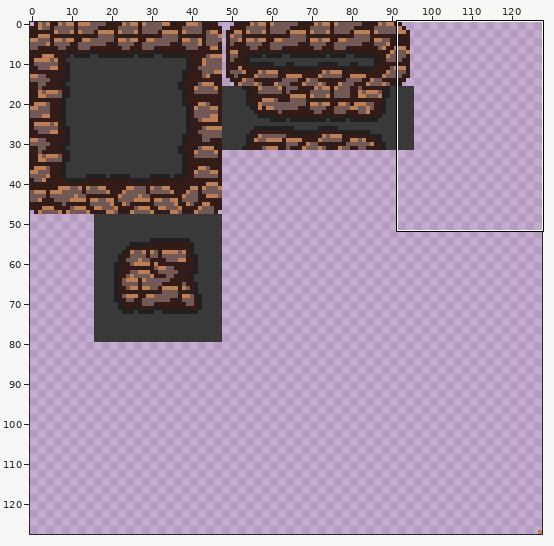
File history of a pixel-art file, MinotaurGame/Assets/Sprites/Tiles/Tiles2.aseprite. Above: a wide view before the commit, with the close-up outlined.
Close-up. Before:
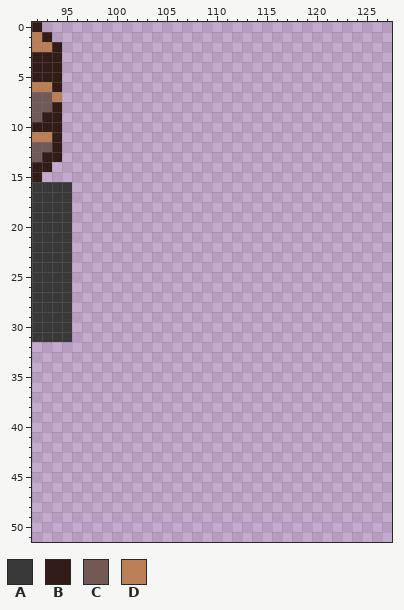
128x128 pixels, 1 frame. Shown: x 92..127, y 0..51.
Palette (. is transparent): A #393939  B #331c17  C #725956  D #bb7f57
Pixels before, first column x 92:
 0 B...
 1 DB..
 2 DDB.
 3 BBB.
 4 BBB.
 5 BBB.
 6 DDB.
 7 CCD.
 8 CCB.
 9 CBB.
10 BBB.
11 DDB.
12 CCB.
13 CBB.
14 BB..
15 B...
16 AAAA
17 AAAA
18 AAAA
19 AAAA
20 AAAA
21 AAAA
22 AAAA
23 AAAA
24 AAAA
25 AAAA
26 AAAA
27 AAAA
28 AAAA
29 AAAA
30 AAAA
31 AAAA
The same view after the edit:
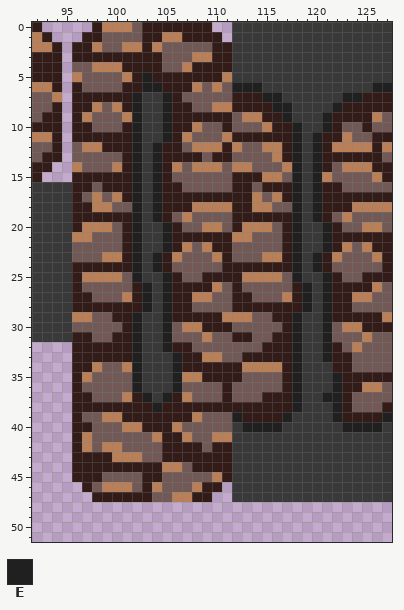
Colours new in this view: E #202020
Change:
y 0: x 98..109 ............ -> BDDDCBBBBBBB; x 112..127 ................ -> AAAAAAAAAAAAAAAA
y 1: x 97..110 .............. -> BBCCCCBBDDBBBB; x 112..127 ................ -> AAAAAAAAAAAAAAAA
y 2: x 96..127 ................................ -> BBDCCDDBDCCCCCBBAAAAAAAAAAAAAAAA
y 3: x 96..127 ................................ -> BBBBBBBBBCCCDDBBAAAAAAAAAAAAAAAA
y 4: x 96..127 ................................ -> CCDDDBBBBCCDBBBBAAAAAAAAAAAAAAAA
y 5: x 96..127 ................................ -> DCCCCDBEBBBBBBBDAAAAAAAAAAAAAAAA
y 6: x 96..127 ................................ -> BCCCCBBEEBBBDCDCEEEAAAAAAAAAAAEE
y 7: x 96..127 ................................ -> BBBBBBEAAEBCCCCCBBBEEAAAAAAEEBBB
y 8: x 96..127 ................................ -> BBDCDBEAAEBBCCDDBBBBEEAAAAEBBBBB
y 9: x 96..127 ................................ -> BDCCCDEAAEBBBBBBCDDBBEAAAEBBBBDC
y 10: x 96..127 ................................ -> BBCCCBEAAEBBDCCBCCCDBBEAAEBCCBCC
y 11: x 96..127 ................................ -> BBBBBBEAAEBDCCCDBBBBBBEAEBBDCCBB
y 12: x 96..127 ................................ -> CDDBBBEAEBBCDDDBDCCDDBEAEBDDDDBD
y 13: x 96..127 ................................ -> CCCCCBEAEBBBBCBBCCCCDBEAEBBBBBBC
y 14: x 96..127 ................................ -> DCCCDBEAEBDCDDDCDDCCCDEAEBCDDDBB
y 15: x 96..127 ................................ -> BBBBBBEAEBCCCCCCBBBDDCEAEDCCCCDB
y 16: x 96..127 ................................ -> BBCBBBEAEBBCCCCCBBCBBBEAEBBCCCCC
y 17: x 96..127 ................................ -> BCDCDBEAEBBBBBBBBBDCDBEAEBBBBBBB
y 18: x 96..127 ................................ -> BBDDCCEAEBBBDDDDBBDDCCEAEBBBDDDD
y 19: x 96..127 ................................ -> BBBBBBEAEBCDCCCCBBBBBBEAEBCDCCCC
y 20: x 96..127 ................................ -> BDDDCBEAAEBCCDDCBDDDCBEAAEBCCDDC
y 21: x 96..127 ................................ -> DDCCCBEAAEBBBBBBDDCCCBEAAEBBBBBB
y 22: x 96..127 ................................ -> CCCCCBEAAEBDCDBBCCCCCBEAAEBDCDBB
y 23: x 96..127 ................................ -> CCCDDBEAEBDCCCDBCCCDDBEAEBDCCCDB
y 24: x 96..127 ................................ -> BBBBBBEAEBCCCCCBBBBBBBEAEBCCCCCB
y 25: x 96..127 ................................ -> BDDDDCEAAEBCCBBBBDDDDCEAAEBCCBBB
y 26: x 96..127 ................................ -> BCCCCCBEAEBBBBDCBCCCCCBEAEBBBBDC
y 27: x 96..127 ................................ -> BBCCCDBEAEBBDDCCBBCCCDBEAEBBDDCC
y 28: x 96..127 ................................ -> BBBBBBBEAEBBCCCCBBBBBBBEAEBBCCCC
y 29: x 96..127 ................................ -> DDCCBBEAAEBBBBBDDDCCBBEAAEBBBBBD
y 30: x 96..127 ................................ -> CCCCCBEAAECDDBBBCCCCCBEAAECDDBBB
y 31: x 96..127 ................................ -> BBCCBBEAAECCCDCCBBCCBBEAAECCCDCC
y 32: x 96..127 ................................ -> BBBBBBEAAEBBCCCCCCCBBBEAAEBCDCCC
y 33: x 96..127 ................................ -> BBBBBBEAAAEBBDDCCBBBBBEAAEBBCCCC
y 34: x 96..127 ................................ -> BBDCCDEAAAEBBBBBBDDDDBEAAABBCCCC
y 35: x 96..127 ................................ -> BDCCCCEAAAEDDBBBBCCCCBEAAAEBBBBB
y 36: x 96..127 ................................ -> BCCCCCEAAAECCCCBCCCCCBEAAAEBBDDC
y 37: x 96..127 ................................ -> BBCCCDBEAEBDCCCBCCCBBBEAAEEBCCCC
y 38: x 96..127 ................................ -> BBBBBBBBEBBBBBBBBBBBBBEAAAEBCCCB
y 39: x 96..127 ................................ -> BCCDDBBBBBBBDCCCEBBBBEAAAAEBBBBE
y 40: x 96..127 ................................ -> BBCCCDDBBBDCCCCCAEEEEAAAAAAEEEEA
y 41: x 96..127 ................................ -> BDCCCCCCDBBDCCDDAAAAAAAAAAAAAAAA
y 42: x 96..127 ................................ -> BDCDDCCCCBBBBCBBAAAAAAAAAAAAAAAA
y 43: x 96..127 ................................ -> BBBBDDDCCBBBBBBBAAAAAAAAAAAAAAAA
y 44: x 96..127 ................................ -> BBBBBBBBBDDCBBBBAAAAAAAAAAAAAAAA
y 45: x 96..127 ................................ -> BBBCCCCBBCCCCCDBAAAAAAAAAAAAAAAA
y 46: x 97..110 .............. -> BCDDDCBDCCCDBB; x 112..127 ................ -> AAAAAAAAAAAAAAAA
y 47: x 98..109 ............ -> BBBBBBCCDDBB; x 112..127 ................ -> AAAAAAAAAAAAAAAA
Where, in picture pixels (left, top, right, bottom), the same in both close-ups:
added: (72, 22, 392, 502)
